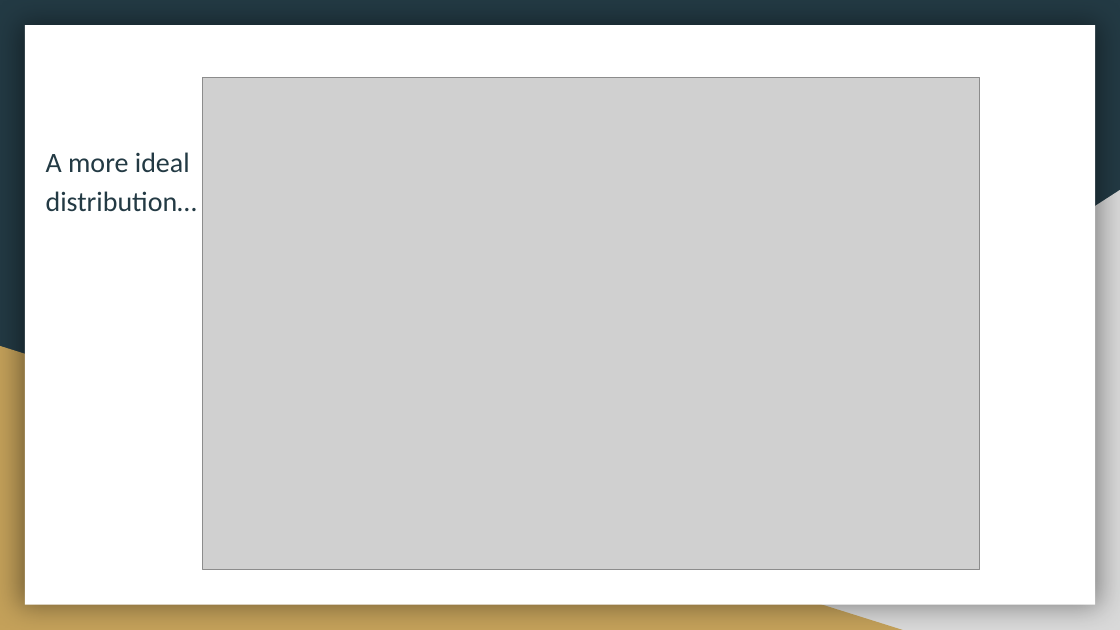
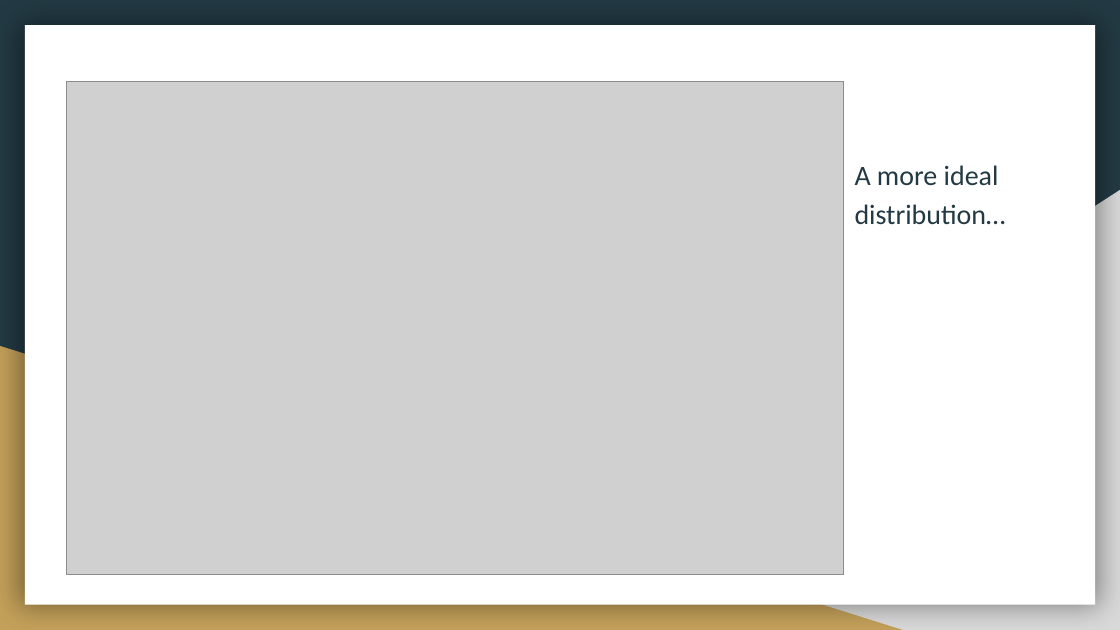
Before and after one commit to reetyf/tjx, a slide deck: slide 6 of tjx.pptx. Drawn at 1120x630 pixels with LibreOffice and Linux fonts; fonts in the diff are those of the drawing; grey boxes stand for pictures. Boxes give left, top, right and bottom in pixels: in the first picture for what was removed or moved away, otherwise in the second. Text is boxed around its words. In the diff, an @@ line names an element or a change of style, - is before the commit and + after.

Commit message:
final

```diff
--- a/tjx.pptx
+++ b/tjx.pptx
@@ picture: place and size @@
-picture at bbox=[203, 77, 980, 570]
+picture at bbox=[66, 82, 843, 575]
@@ text "A more ideal distribution…": place and size @@
-text "A more ideal distribution…" at bbox=[46, 152, 197, 211]
+text "A more ideal distribution…" at bbox=[855, 165, 1006, 224]
```
Also in this commit, not shown: 2 slides added, 2 slides removed.
